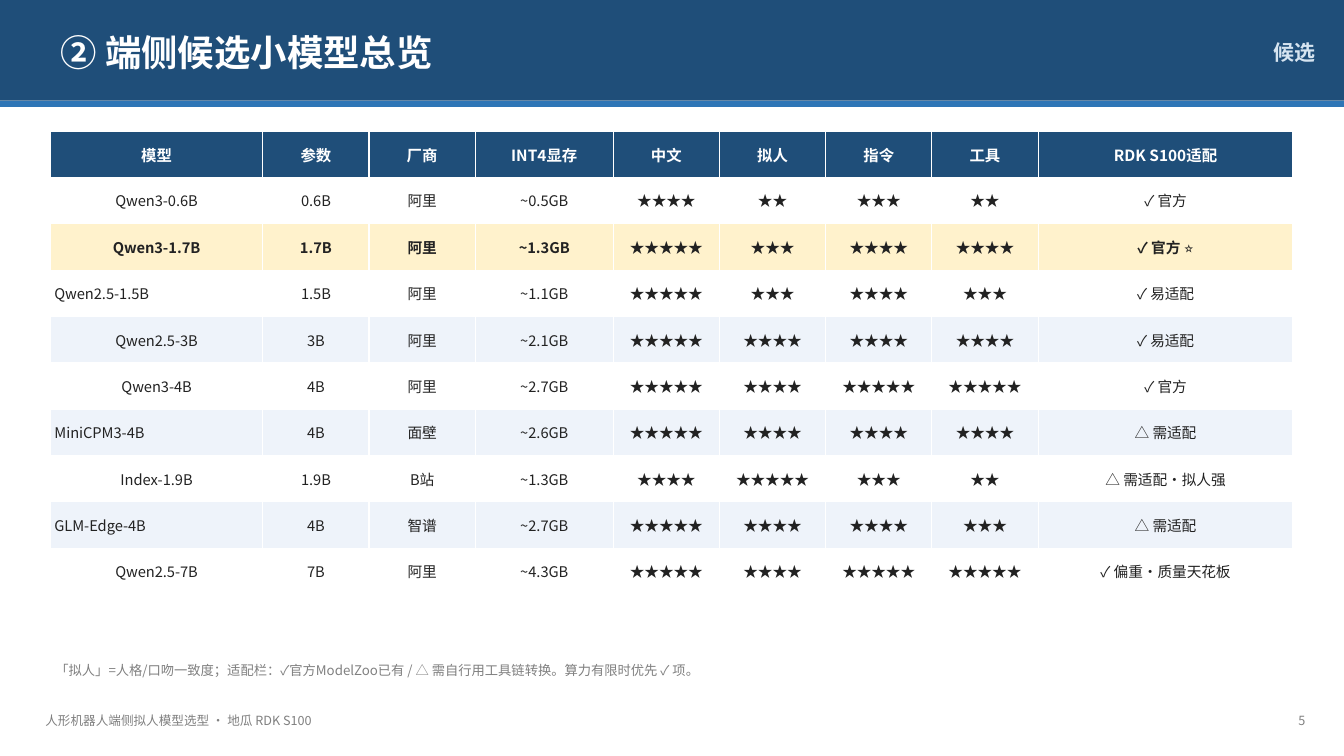
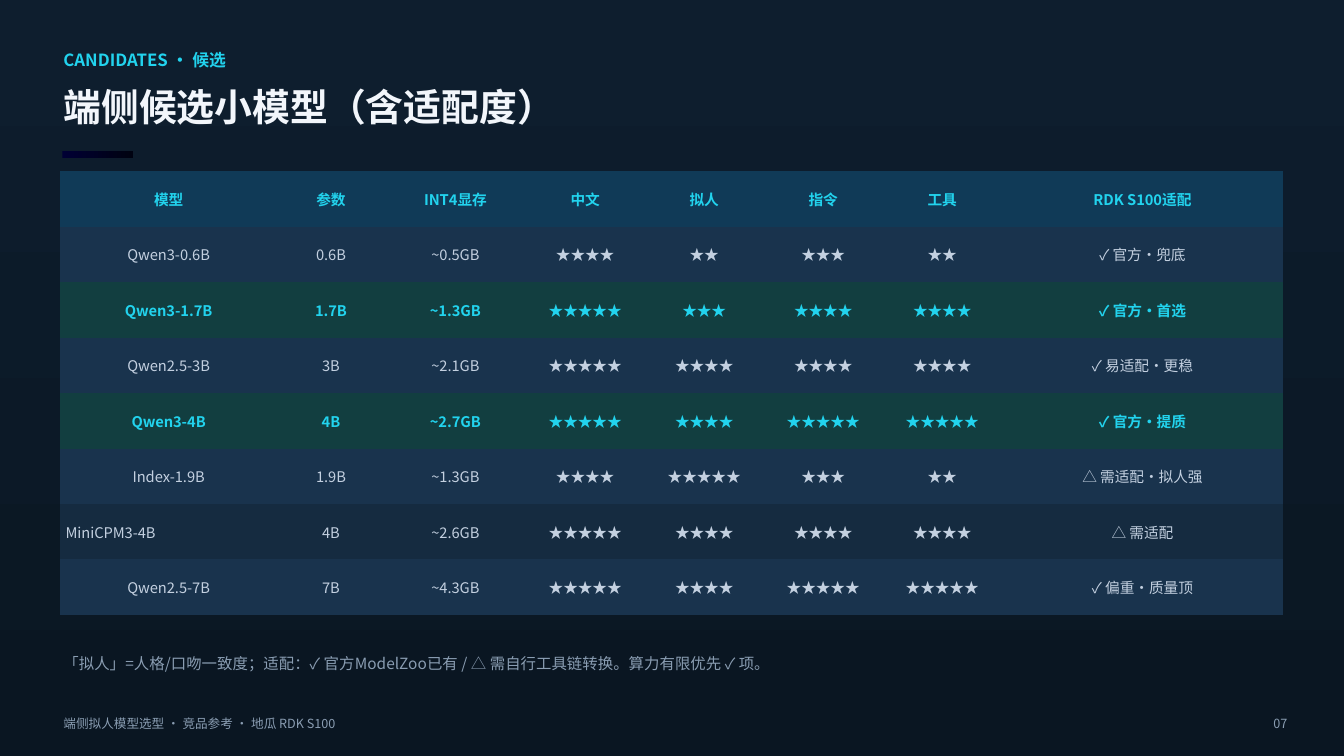
Before and after one commit to misswang122727-gif/misswanng122727-gif, a slide deck: slide 7 of 人形机器人端侧拟人模型选型对比.pptx (slide 5 before the commit). Drawn at 1344x756 pixels with LibreOffice and Linux fonts; fonts in the diff are those of the drawing. Boxes give left, top, right and bottom in pixels: in the first picture for what was removed or moved away, otherwise in the second. Text is boxed around its words. In the diff, an @@ line names an element or a change of style, - is before the commit and + after.

```diff
--- a/人形机器人端侧拟人模型选型对比.pptx
+++ b/人形机器人端侧拟人模型选型对比.pptx
@@ rectangle removed at (0,0,1344,101) @@
@@ rectangle added at (0,0,1344,756), fill gradient #0E1E2E to #0A1622 @@
@@ text "CANDIDATES · 候选" at (63,52,226,68): vertical alignment middle to top @@
@@ text at (63,52,226,68): text changed; size 15 to 12 pt; text colour #D6E4F0 to #22D3EE @@
-候选
+CANDIDATES · 候选
@@ text "端侧候选小模型（含适配度）" at (63,88,554,125): vertical alignment middle to top @@
@@ text at (63,88,554,125): text changed; size 26 to 27 pt; text colour #FFFFFF to #F2F6FB @@
-② 端侧候选小模型总览
+端侧候选小模型（含适配度）
@@ rectangle removed at (0,101,1344,107) @@
@@ table at (60,171,1284,615) @@
-模型 | 参数 | 厂商 | INT4显存 | 中文 | 拟人 | 指令 | 工具 | RDK S100适配
-Qwen3-0.6B | 0.6B | 阿里 | ~0.5GB | ★★★★ | ★★ | ★★★ | ★★ | ✓ 官方
-Qwen3-1.7B | 1.7B | 阿里 | ~1.3GB | ★★★★★ | ★★★ | ★★★★ | ★★★★ | ✓ 官方 ⭐
-Qwen2.5-1.5B | 1.5B | 阿里 | ~1.1GB | ★★★★★ | ★★★ | ★★★★ | ★★★ | ✓ 易适配
-Qwen2.5-3B | 3B | 阿里 | ~2.1GB | ★★★★★ | ★★★★ | ★★★★ | ★★★★ | ✓ 易适配
-Qwen3-4B | 4B | 阿里 | ~2.7GB | ★★★★★ | ★★★★ | ★★★★★ | ★★★★★ | ✓ 官方
-MiniCPM3-4B | 4B | 面壁 | ~2.6GB | ★★★★★ | ★★★★ | ★★★★ | ★★★★ | △ 需适配
-Index-1.9B | 1.9B | B站 | ~1.3GB | ★★★★ | ★★★★★ | ★★★ | ★★ | △ 需适配·拟人强
-GLM-Edge-4B | 4B | 智谱 | ~2.7GB | ★★★★★ | ★★★★ | ★★★★ | ★★★ | △ 需适配
-Qwen2.5-7B | 7B | 阿里 | ~4.3GB | ★★★★★ | ★★★★ | ★★★★★ | ★★★★★ | ✓ 偏重·质量天花板
+模型 | 参数 | INT4显存 | 中文 | 拟人 | 指令 | 工具 | RDK S100适配
+Qwen3-0.6B | 0.6B | ~0.5GB | ★★★★ | ★★ | ★★★ | ★★ | ✓ 官方·兜底
+Qwen3-1.7B | 1.7B | ~1.3GB | ★★★★★ | ★★★ | ★★★★ | ★★★★ | ✓ 官方·首选
+Qwen2.5-3B | 3B | ~2.1GB | ★★★★★ | ★★★★ | ★★★★ | ★★★★ | ✓ 易适配·更稳
+Qwen3-4B | 4B | ~2.7GB | ★★★★★ | ★★★★ | ★★★★★ | ★★★★★ | ✓ 官方·提质
+Index-1.9B | 1.9B | ~1.3GB | ★★★★ | ★★★★★ | ★★★ | ★★ | △ 需适配·拟人强
+MiniCPM3-4B | 4B | ~2.6GB | ★★★★★ | ★★★★ | ★★★★ | ★★★★ | △ 需适配
+Qwen2.5-7B | 7B | ~4.3GB | ★★★★★ | ★★★★ | ★★★★★ | ★★★★★ | ✓ 偏重·质量顶
@@ table: place and size @@
-table at (50,131,1292,595)
+table at (60,171,1284,615)
@@ rectangle added at (63,151,133,158), fill #000000 @@
@@ text at (63,656,770,672): text changed; size 9.5 to 11 pt; text colour #808080 to #8A9DB2 @@
-「拟人」=人格/口吻一致度；适配栏：✓官方ModelZoo已有 / △ 需自行用工具链转换。算力有限时优先 ✓ 项。
+「拟人」=人格/口吻一致度；适配：✓ 官方ModelZoo已有 / △ 需自行工具链转换。算力有限优先 ✓ 项。
@@ text at (63,717,335,729): text changed; text colour #808080 to #8A9DB2 @@
-人形机器人端侧拟人模型选型 · 地瓜 RDK S100
+端侧拟人模型选型 · 竞品参考 · 地瓜 RDK S100
@@ text added at (1273,718,1287,728), 9 pt, text #8A9DB2 @@
+07
@@ text removed at (1298,716,1305,725) @@
-5
```
Also in this commit, not shown: 7 other slides changed, 3 slides added, 3 slides removed.
